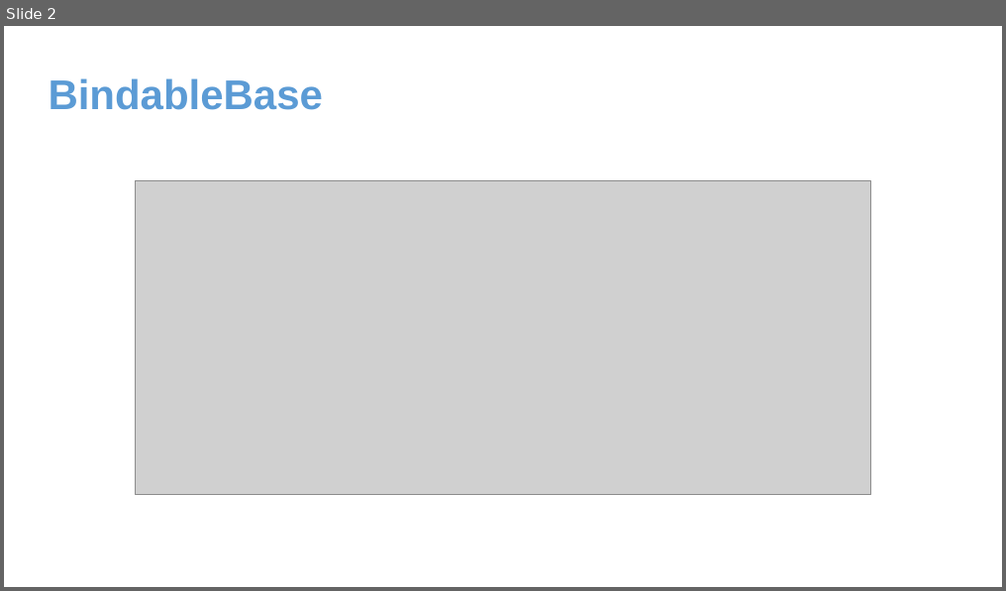
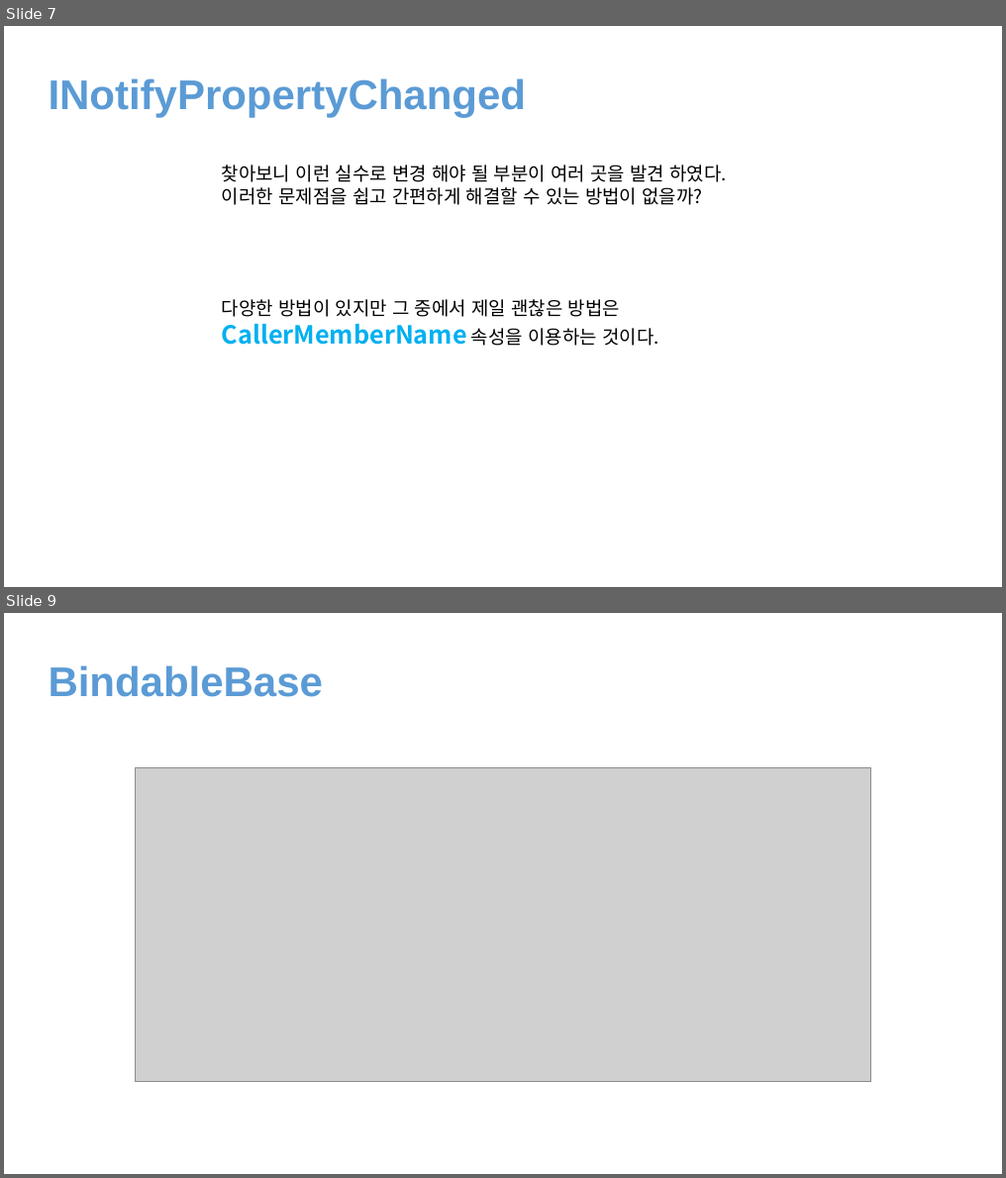
Before and after one commit to juniair/Summary-PPT, a slide deck: Prism.pptx. Shown one above the other, each under a label of ours: slide 2 before the commit, slides 7 and 9 after it; the slides between them are not shown. The pictures are 1006x591 and 1006x1178 pixels, drawn with LibreOffice and Linux fonts; fonts in the diff are those of the drawing; grey boxes stand for pictures. Boxes give left, top, right and bottom in pixels: in the first picture for what was removed or moved away, otherwise in the second. Text is boxed around its words. In the diff, an @@ line names an element or a change of style, - is before the commit and + after.

```diff
--- a/Prism.pptx
+++ b/Prism.pptx
@@ slide 7 added at bbox=[4, 26, 1002, 587], background #FFFFFF @@
@@ text added at bbox=[49, 78, 526, 117], 40 pt, text #5B9BD5, bold @@
+INotifyPropertyChanged
@@ text added at bbox=[222, 165, 727, 346], 18 pt, text #000000 @@
+찾아보니 이런 실수로 변경 해야 될 부분이 여러 곳을 발견 하였다.
+이러한 문제점을 쉽고 간편하게 해결할 수 있는 방법이 없을까?
+다양한 방법이 있지만 그 중에서 제일 괜찮은 방법은
+CallerMemberName 속성을 이용하는 것이다.
@@ what was slide 2 is now slide 9 @@
```
Also in this commit, not shown: 7 other slides added, 1 slide removed, 5 other files.
